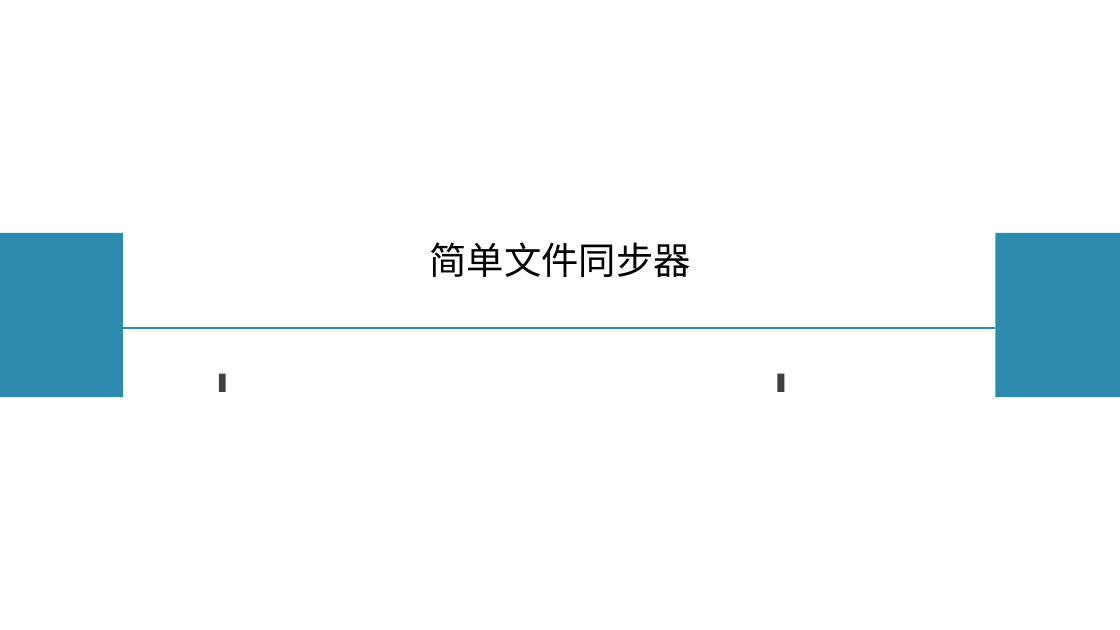
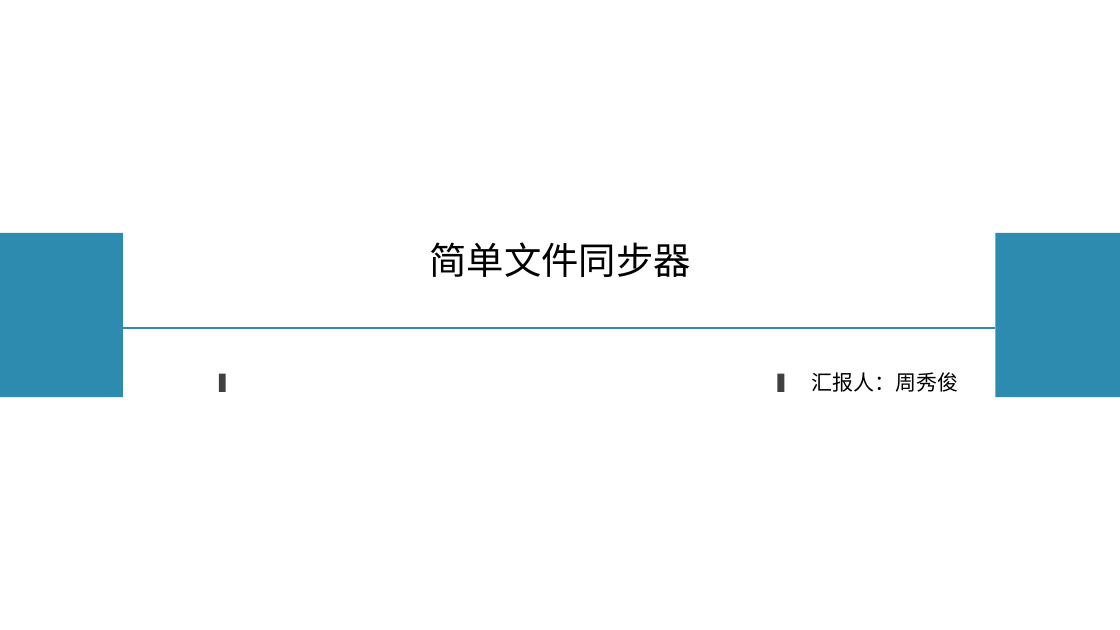
Before and after one commit to 6-git/2021-Big-data-development, a slide deck: slide 1 of 大数据怎么存？/展示ppt.pptx. Drawn at 1120x630 pixels with LibreOffice and Linux fonts; fonts in the diff are those of the drawing. Boxes give left, top, right and bottom in pixels: in the first picture for what was removed or moved away, otherwise in the second. Text is boxed around its words. In the diff, an @@ line names an element or a change of style, - is before the commit and + after.

```diff
--- a/大数据怎么存？/展示ppt.pptx
+++ b/大数据怎么存？/展示ppt.pptx
@@ text added at (811, 372, 958, 392), 18 pt, text #000000 @@
+汇报人：周秀俊
```
Also in this commit, not shown: 2 other files.
